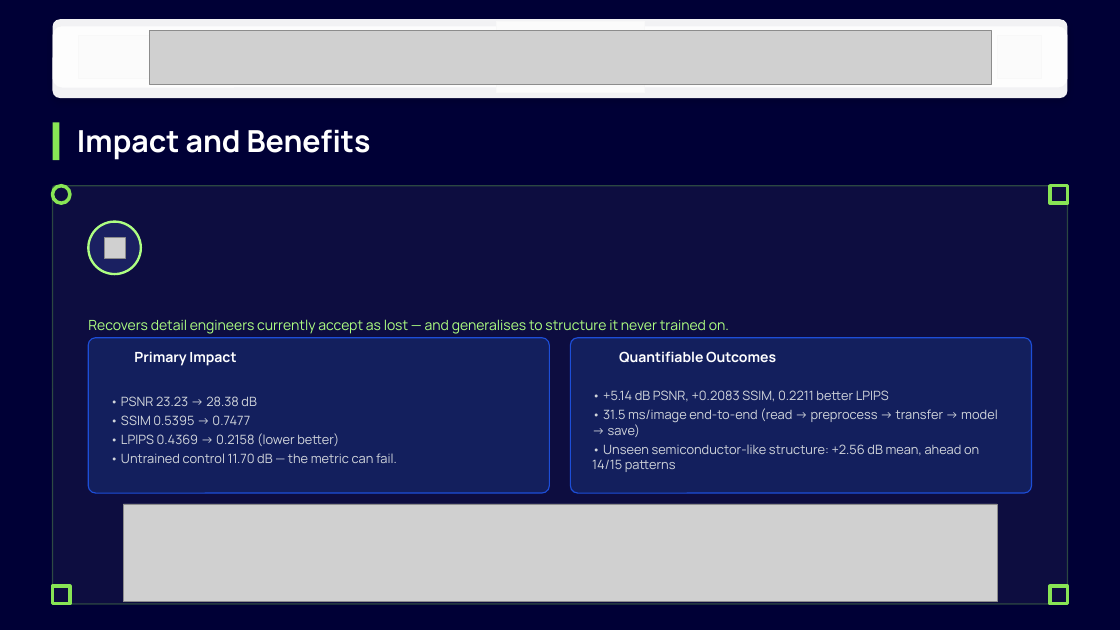
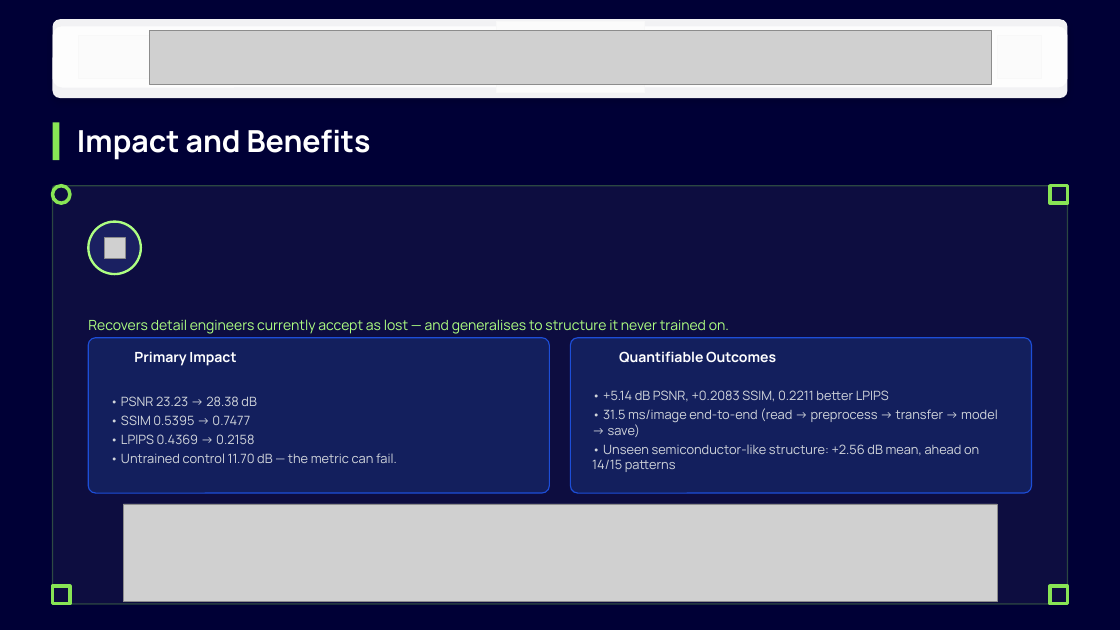
Before and after one commit to bevinj2255/i4c_hackathon, a slide deck: slide 6 of solution_presentation.pptx. Drawn at 1120x630 pixels with LibreOffice and Linux fonts; fonts in the diff are those of the drawing; grey boxes stand for pictures; background and template pictures are left out; a plain dark background stands for a picture behind light text. Boxes give left, top, right and bottom in pixels: in the first picture for what was removed or moved away, otherwise in the second. Text is boxed around its words. In the diff, an @@ line names an element or a change of style, - is before the commit and + after.

```diff
--- a/solution_presentation.pptx
+++ b/solution_presentation.pptx
@@ text at box(121, 434, 254, 444): text changed @@
-• LPIPS 0.4369 → 0.2158 (lower better)
+• LPIPS 0.4369 → 0.2158
```
Also in this commit, not shown: 2 other files.
